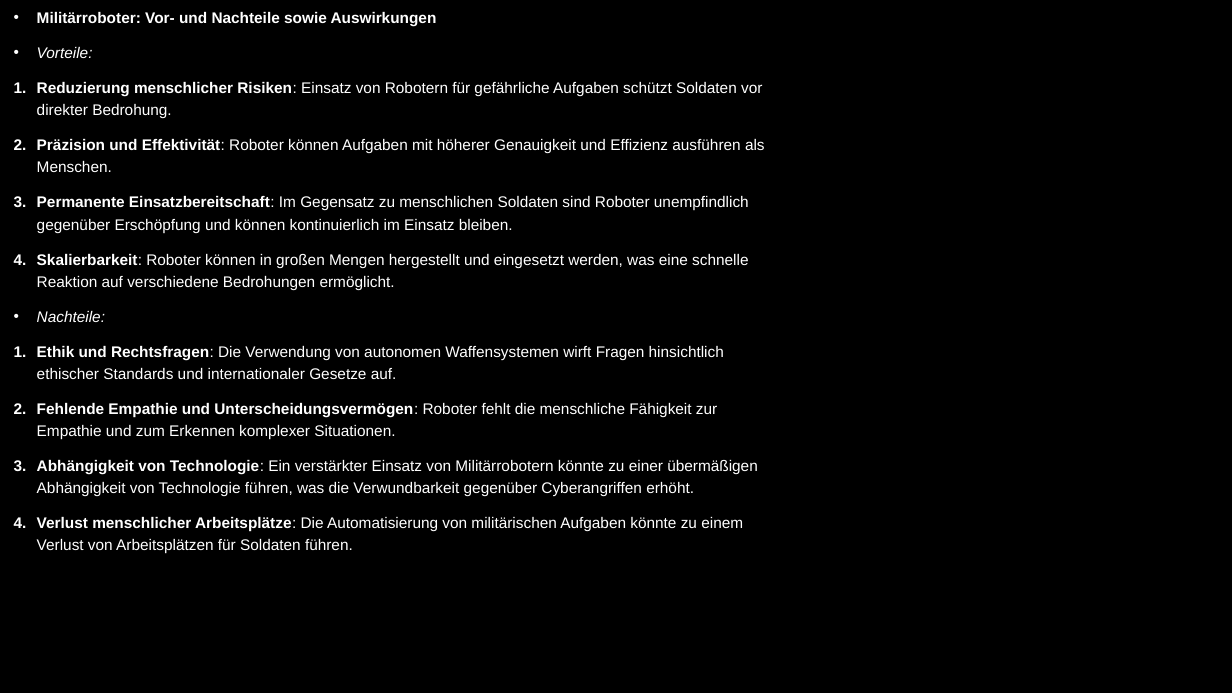
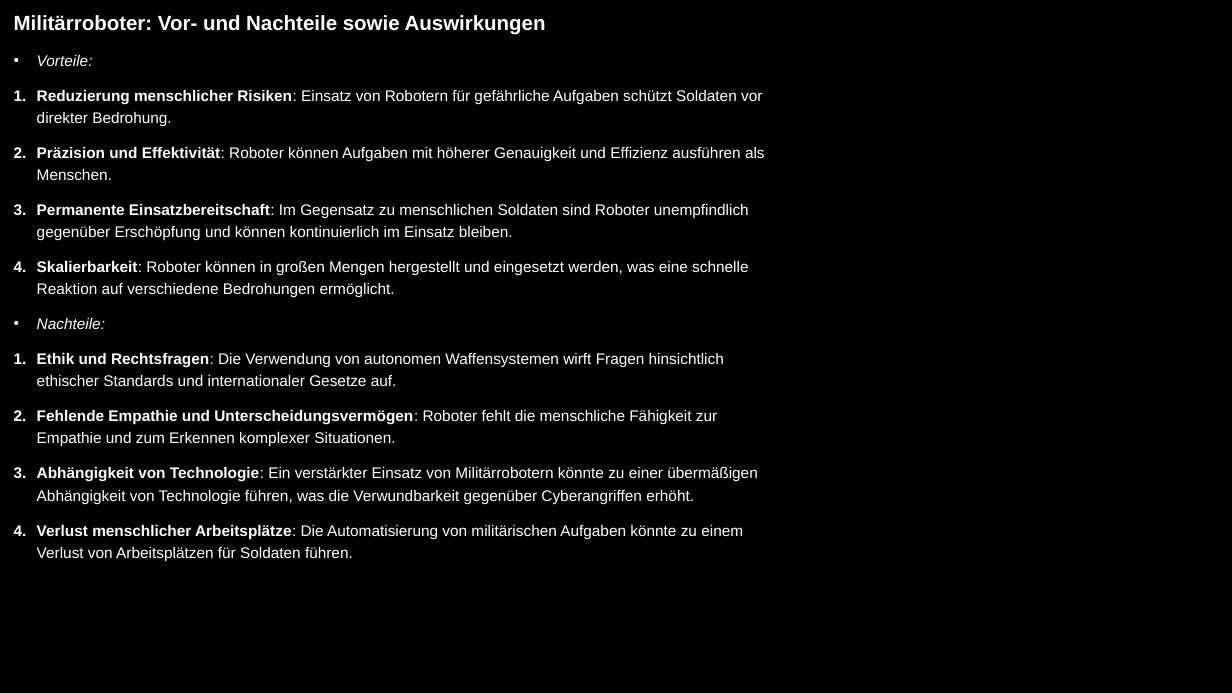
Before and after one commit to DavidSt2023/Danger_Gang_GVI, a slide deck: slide 4 of Nebenfächer/DIN/Ethik/RoboterEthik.pptx. Drawn at 1232x693 pixels with LibreOffice and Linux fonts; fonts in the diff are those of the drawing; background and template pictures are left out; a plain dark background stands for a picture behind light text. Boxes give left, top, right and bottom in pixels: in the first picture for what was removed or moved away, otherwise in the second. Text is boxed around its words. In the diff, an @@ line names an element or a change of style, - is before the commit and + after.

```diff
--- a/Nebenfächer/DIN/Ethik/RoboterEthik.pptx
+++ b/Nebenfächer/DIN/Ethik/RoboterEthik.pptx
@@ text at (x1=14, y1=15, x2=546, y2=34): size 12 to 16 pt in "Militärroboter: Vor- und Nachteile sowie Auswirkungen"; bullet • to none @@
```
Also in this commit, not shown: 2 other slides changed.
